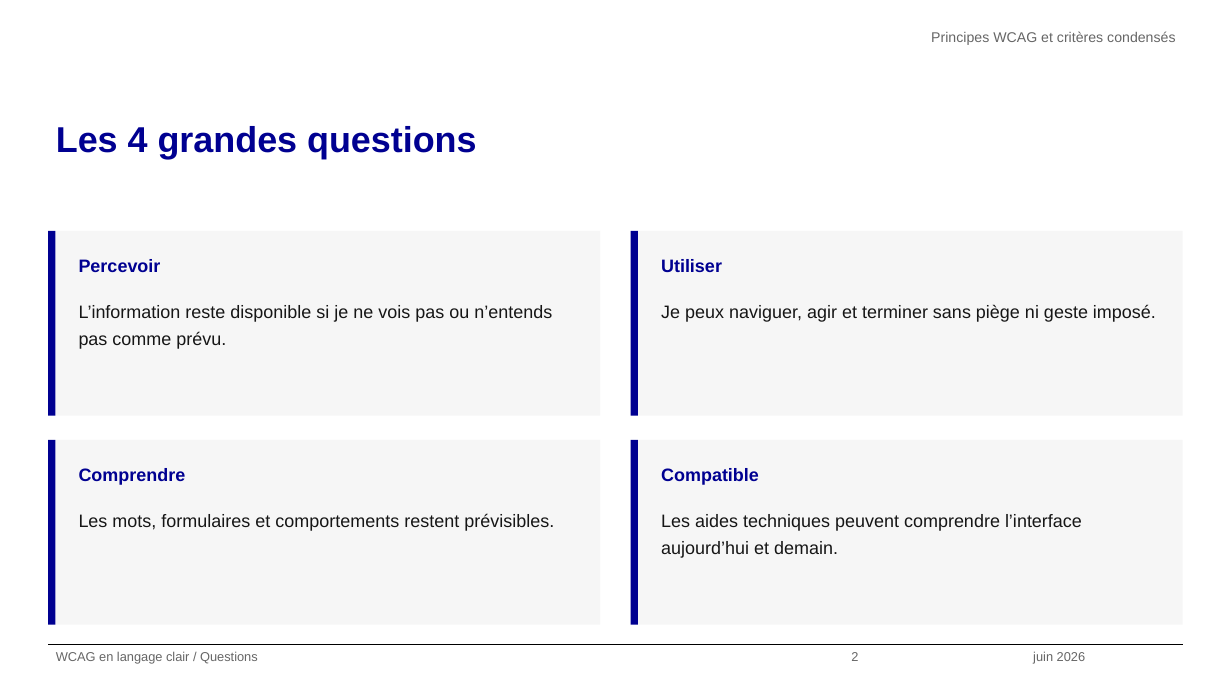
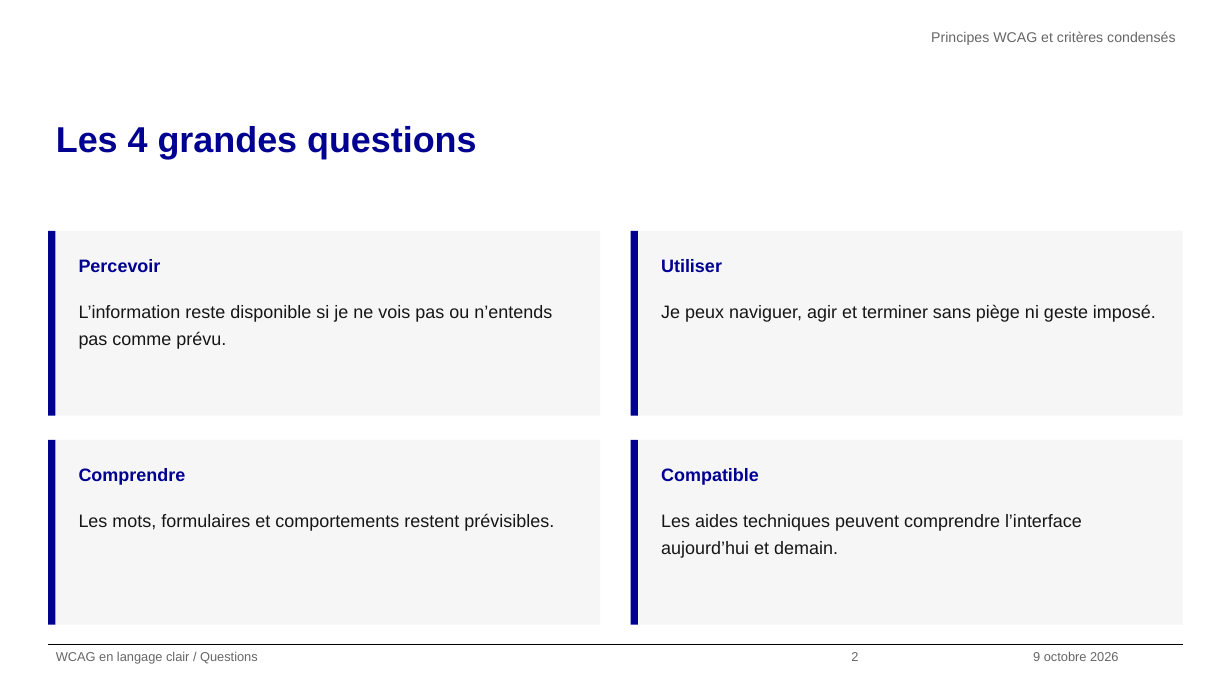
Before and after one commit to alexandra-guiderdoni/usine-fabrication-igpde-102846-ay11, a slide deck: slide 2 of wcag/WCAG en langage clair - condensé.pptx. Drawn at 1232x693 pixels with LibreOffice and Linux fonts; fonts in the diff are those of the drawing; background and template pictures are left out. Boxes give left, top, right and bottom in pixels: in the first picture for what was removed or moved away, otherwise in the second. Text is boxed around its words. In the diff, an @@ line names an element or a change of style, - is before the commit and + after.

Commit message:
Deck WCAG condensé régénéré pour le 9 octobre

```diff
--- a/wcag/WCAG en langage clair - condensé.pptx
+++ b/wcag/WCAG en langage clair - condensé.pptx
@@ text at [1033,651,1118,661]: text changed @@
-juin 2026
+9 octobre 2026
```
Also in this commit, not shown: 12 other slides changed.
